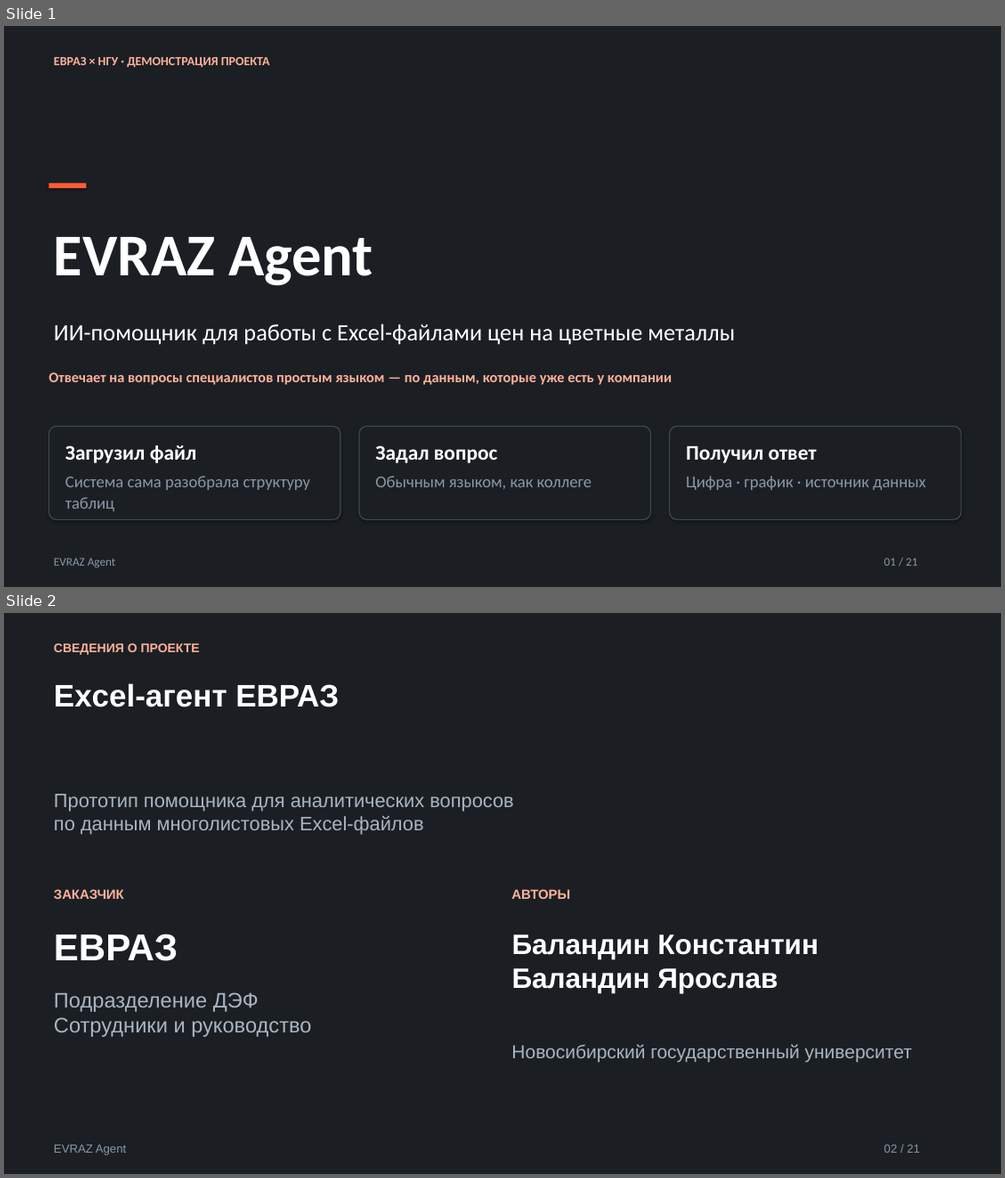
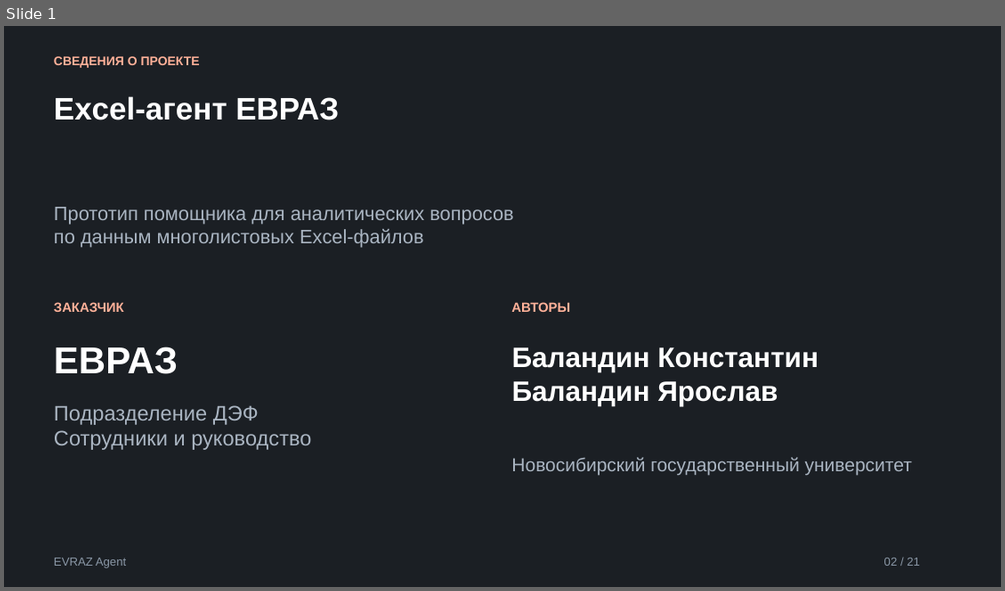
Before and after one commit to kostIT13/EVRAZ_ExcelAgent, a slide deck: data/EVRAZ_Agent_unified.pptx. Shown one above the other, each under a label of ours: slides 1 and 2 before the commit, slide 1 after it. The pictures are 1005x1178 and 1005x591 pixels, drawn with LibreOffice and Linux fonts; fonts in the diff are those of the drawing. Boxes give left, top, right and bottom in pixels: in the first picture for what was removed or moved away, otherwise in the second. Text is boxed around its words. In the diff, an @@ line names an element or a change of style, - is before the commit and + after.

```diff
--- a/data/EVRAZ_Agent_unified.pptx
+++ b/data/EVRAZ_Agent_unified.pptx
@@ slide 1 removed at [4, 26, 1001, 587], background #1B1F24 @@
@@ text removed at [54, 57, 270, 67] @@
-ЕВРАЗ × НГУ · ДЕМОНСТРАЦИЯ ПРОЕКТА
@@ rectangle removed at [48, 183, 86, 188] @@
@@ text removed at [54, 237, 373, 286] @@
-EVRAZ Agent
@@ text removed at [54, 323, 735, 345] @@
-ИИ-помощник для работы с Excel-файлами цен на цветные металлы
@@ text removed at [48, 372, 672, 385] @@
-Отвечает на вопросы специалистов простым языком — по данным, которые уже есть у компании
@@ rounded rectangle removed at [48, 426, 340, 520] @@
@@ text removed at [65, 445, 197, 463] @@
-Загрузил файл
@@ rounded rectangle removed at [359, 426, 651, 520] @@
@@ text removed at [375, 445, 497, 463] @@
-Задал вопрос
@@ rounded rectangle removed at [670, 426, 961, 520] @@
@@ text removed at [686, 446, 817, 463] @@
-Получил ответ
@@ text removed at [65, 475, 310, 511] @@
-Система сама разобрала структуру таблиц
@@ text removed at [375, 475, 592, 489] @@
-Обычным языком, как коллеге
@@ text removed at [686, 475, 926, 490] @@
-Цифра · график · источник данных
@@ text removed at [54, 557, 115, 567] @@
-EVRAZ Agent
@@ text removed at [884, 557, 917, 565] @@
-01 / 21
@@ what was slide 2 is now slide 1 @@
```
Also in this commit, not shown: 2 slides changed, 1 other slide removed, 1 other file.
